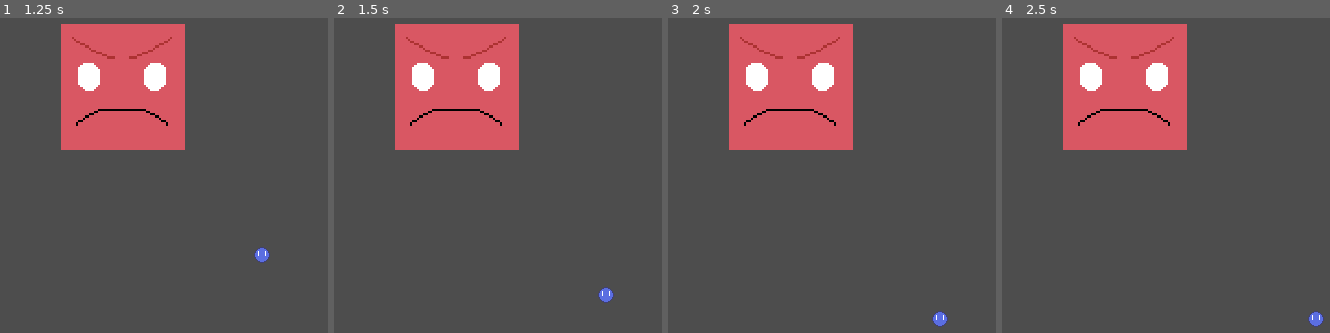
Above: before the commit, frames 1-4 (left to right).
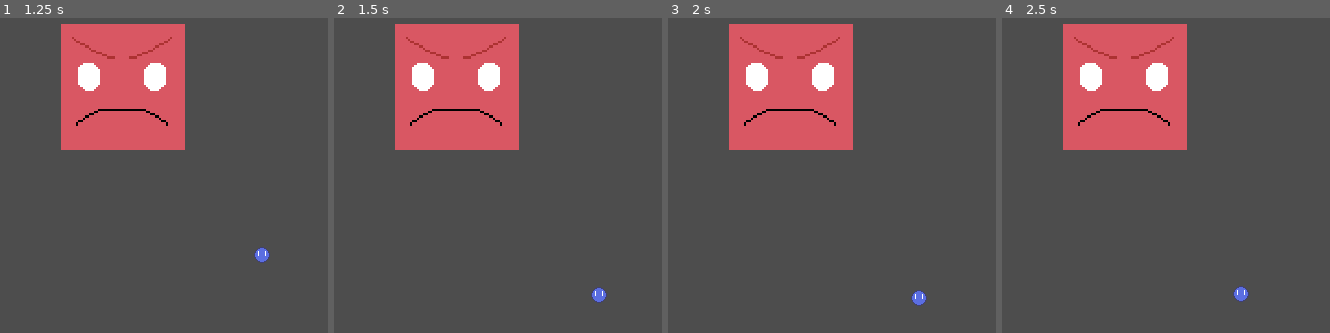
Above: after the commit, the same moments.

Repository: theloosygoose/new_battle_mechanics
Game: Godot game, scene res://battle_scene/battle_scene.tscn
The game is run twice, just before and just after one commit, with the same random seed, the same clock (stepped at 60 frames per second) and the same inputs.
Inputs:
- Up to frame 1 (1.25 s): tap Enter at 0.5 s; hold D (move_right) from 0.53 s (still down)
- Up to frame 2 (1.5 s): release D (move_right) at 1.28 s; hold S (move_down) from 1.28 s (still down)
- Up to frame 3 (2 s): keep holding S (move_down)
- Up to frame 4 (2.5 s): release S (move_down) at 2.03 s; hold D (move_right) from 2.03 s (still down)

Frame 1 is identical in both runs. In frame 2, 0.2% of the frame differs, in the area x 78-86%, y 85-91%; in frame 3, 0.4%, in the area x 74-86%, y 86-99%; in frame 4, 0.4%.

Commit message:
kind of working collision shrinking

Diff:
--- a/battle_scene/action_space/ActionArea.gd
+++ b/battle_scene/action_space/ActionArea.gd
@@ -10,20 +10,28 @@
 
 var bounds: Dictionary
 
-
 signal bounds_changed(new_bounds: Dictionary)
 
 func _ready() -> void:
 	init_get_polygon()
 	update_current_bounds()
 
+func _process(delta: float) -> void:
+	change_bounds_scale(0.2 * delta)
+
+
 func _on_body_exited(body:Node2D) -> void:
 	if body is Player:
 		print("HELLPP")
 
-func change_bounds_scale(bounds_rescale: Vector2) -> void:
-	for bounds_vector in _collision_polygon.polygon:
-		bounds_vector = bounds_vector * bounds_rescale
+func change_bounds_scale(bounds_rescale: float) -> void:
+	var new_polygon: PackedVector2Array = []
+
+	for i in range(_collision_polygon.polygon.size()):
+
+		new_polygon.append(_collision_polygon.polygon[i] - (_collision_polygon.polygon[i] * bounds_rescale))
+
+	_collision_polygon.polygon = new_polygon
 
 	update_current_bounds()
 
--- a/battle_scene/action_space/CollisionPolygon2D.gd
+++ /dev/null
@@ -1,7 +0,0 @@
-class_name PolyGod
-extends CollisionPolygon2D
-
-var ref_polygon:PackedVector2Array = polygon
-
-func _init() -> void:
-    print(ref_polygon)
